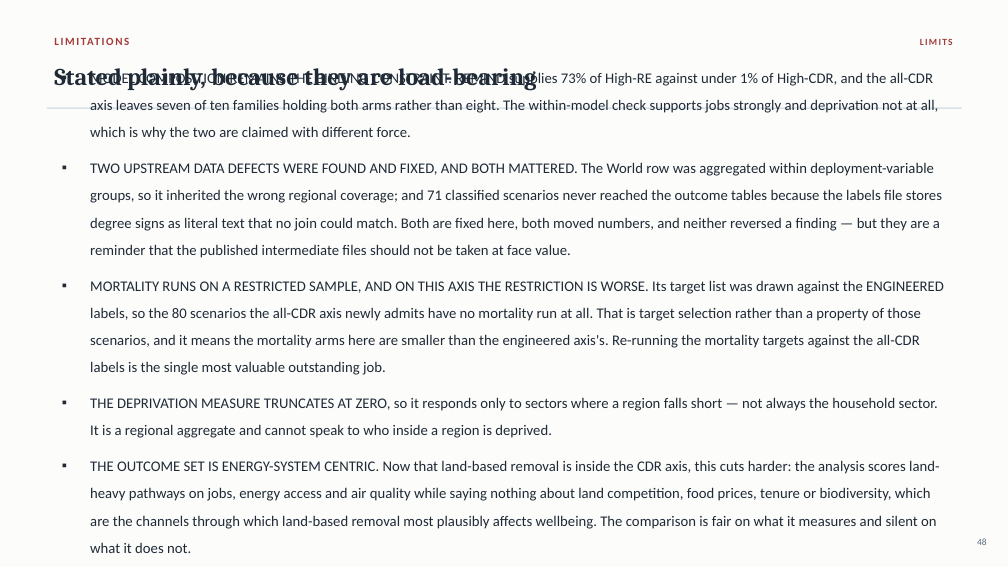
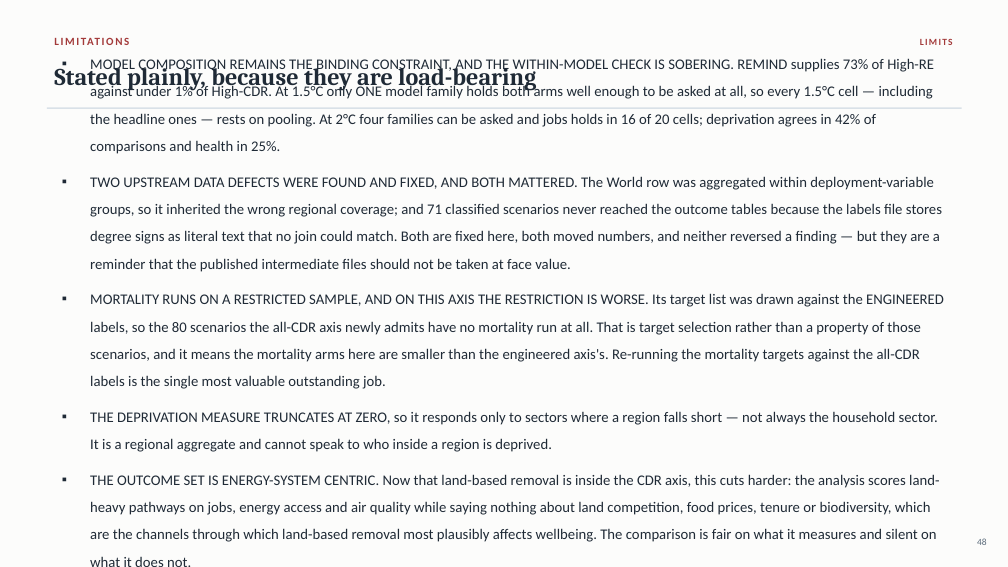
Before and after one commit to cwejnert/COMPASS-Database---Dissertation-Paper-1, a slide deck: slide 48 of decks/COMPASS_Paper1_final_8.25.pptx. Drawn at 1008x567 pixels with LibreOffice and Linux fonts; fonts in the diff are those of the drawing. Boxes give left, top, right and bottom in pixels: in the first picture for what was removed or moved away, otherwise in the second. Text is boxed around its words. In the diff, an @@ line names an element or a change of style, - is before the commit and + after.

```diff
--- a/decks/COMPASS_Paper1_final_8.25.pptx
+++ b/decks/COMPASS_Paper1_final_8.25.pptx
@@ text at [90,58,934,154]: text changed @@
-▪ MODEL COMPOSITION REMAINS THE BINDING CONSTRAINT. REMIND supplies 73% of High-RE against under 1% of High-CDR, and the all-CDR axis leaves seven of ten families holding both arms rather than eight. The within-model check supports jobs strongly and deprivation not at all, which is why the two are claimed with different force.
+▪ MODEL COMPOSITION REMAINS THE BINDING CONSTRAINT, AND THE WITHIN-MODEL CHECK IS SOBERING. REMIND supplies 73% of High-RE against under 1% of High-CDR. At 1.5°C only ONE model family holds both arms well enough to be asked at all, so every 1.5°C cell — including the headline ones — rests on pooling. At 2°C four families can be asked and jobs holds in 16 of 20 cells; deprivation agrees in 42% of comparisons and health in 25%.
```
Also in this commit, not shown: 4 other slides changed, 3 other files.
